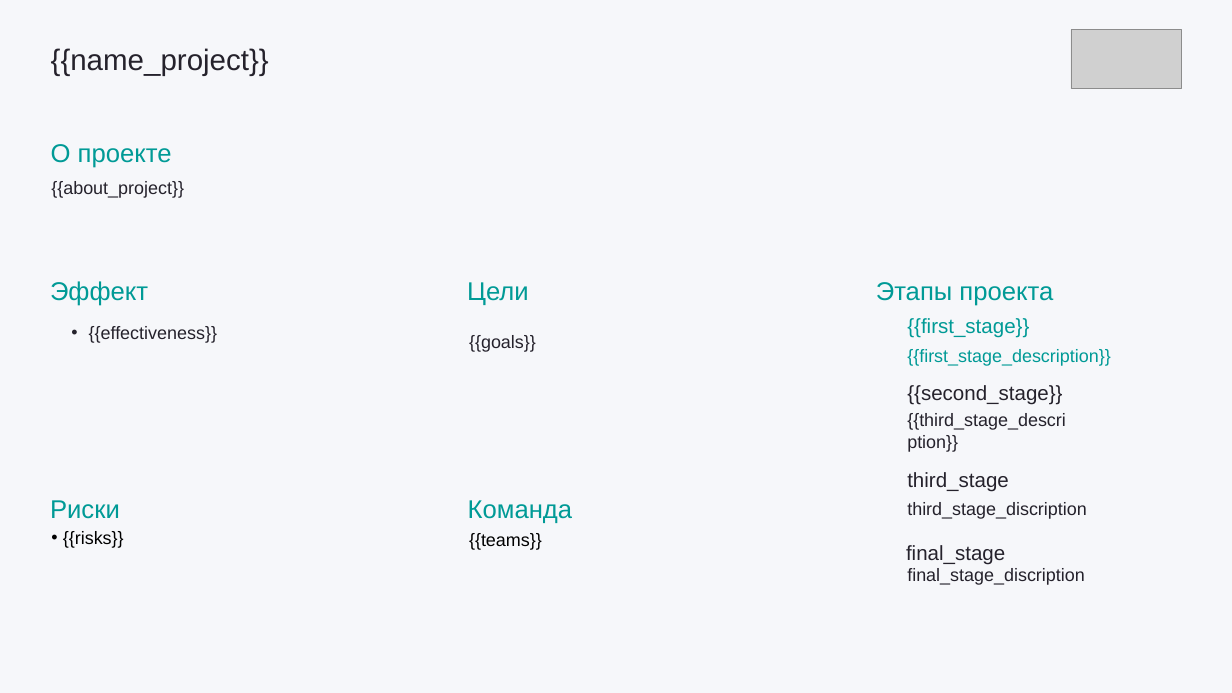
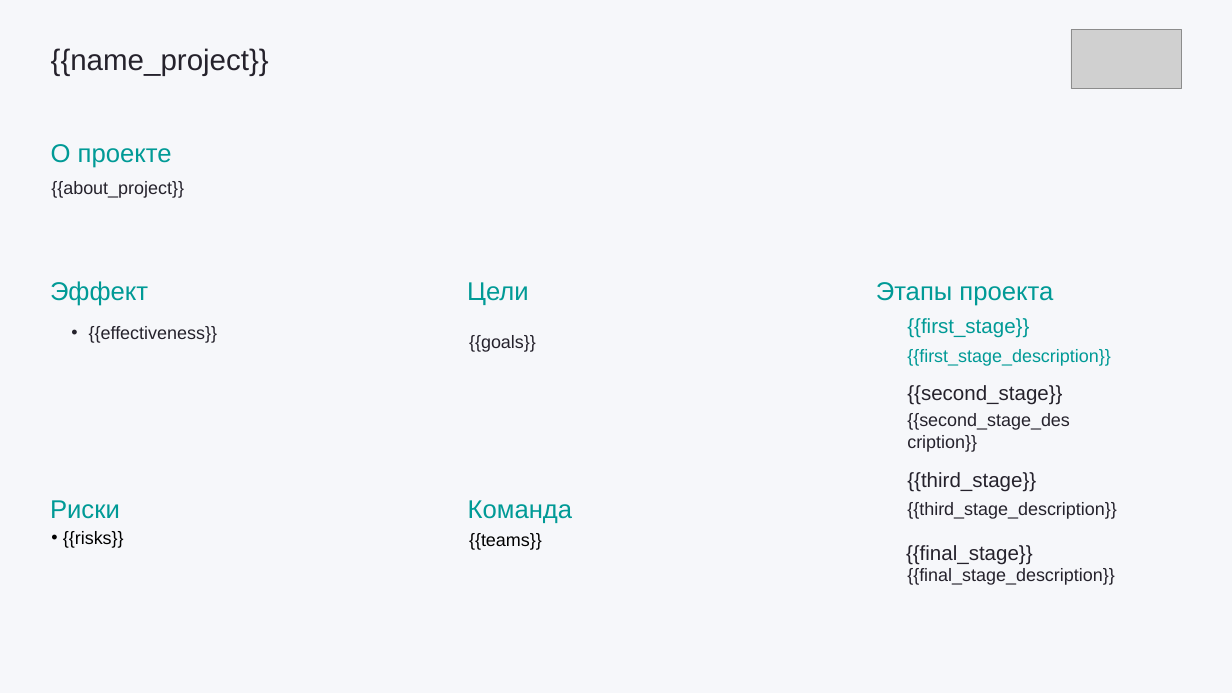
Before and after one commit to valerrkaaa/Hack_GoCodeHackMSK_2022, a slide deck: slide 2 of PowerPoint/pptx_template.pptx. Drawn at 1232x693 pixels with LibreOffice and Linux fonts; fonts in the diff are those of the drawing; grey boxes stand for pictures; background and template pictures are left out. Boxes give left, top, right and bottom in pixels: in the first picture for what was removed or moved away, otherwise in the second. Text is boxed around its words. In the diff, an @@ line names an element or a change of style, - is before the commit and + after.

```diff
--- a/PowerPoint/pptx_template.pptx
+++ b/PowerPoint/pptx_template.pptx
@@ text at [907,413,1070,430]: text changed @@
-{{third_stage_description}}
+{{second_stage_description}}
@@ text at [907,472,1036,492]: text changed @@
-third_stage
+{{third_stage}}
@@ text at [907,502,1117,519]: text changed @@
-third_stage_discription
+{{third_stage_description}}
@@ text at [906,545,1033,565]: text changed @@
-final_stage
+{{final_stage}}
@@ text at [907,568,1115,585]: text changed @@
-final_stage_discription
+{{final_stage_description}}
```
Also in this commit, not shown: 1 other slide changed, 2 other files.
